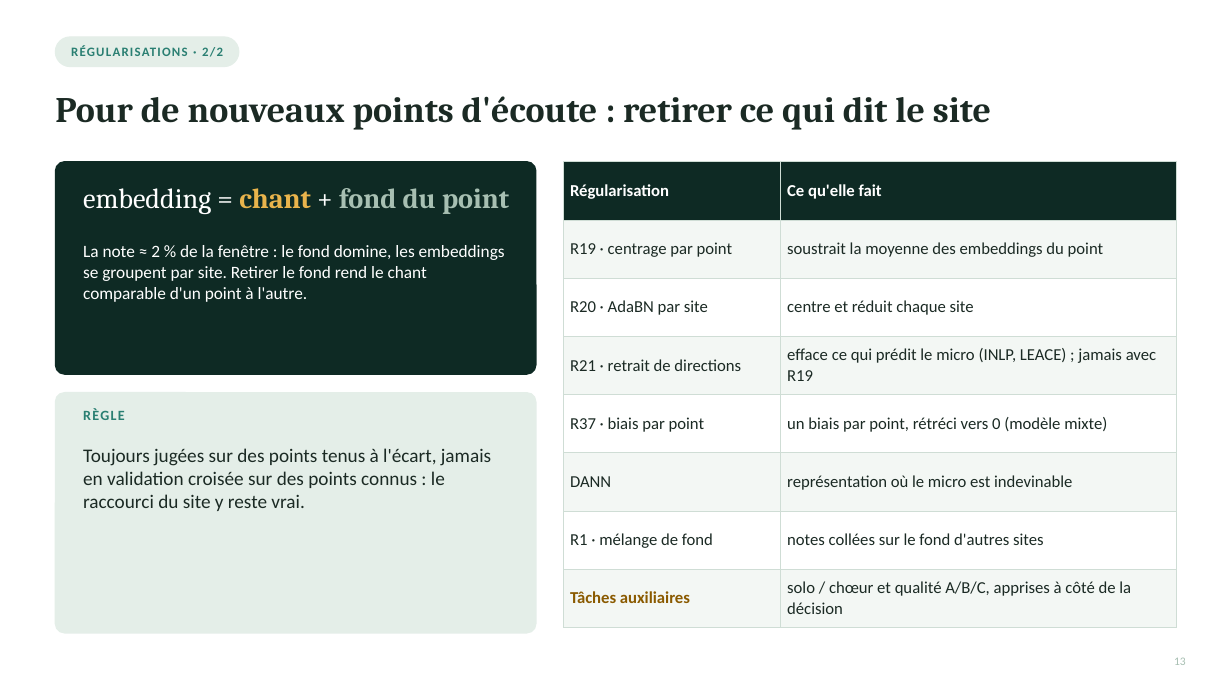
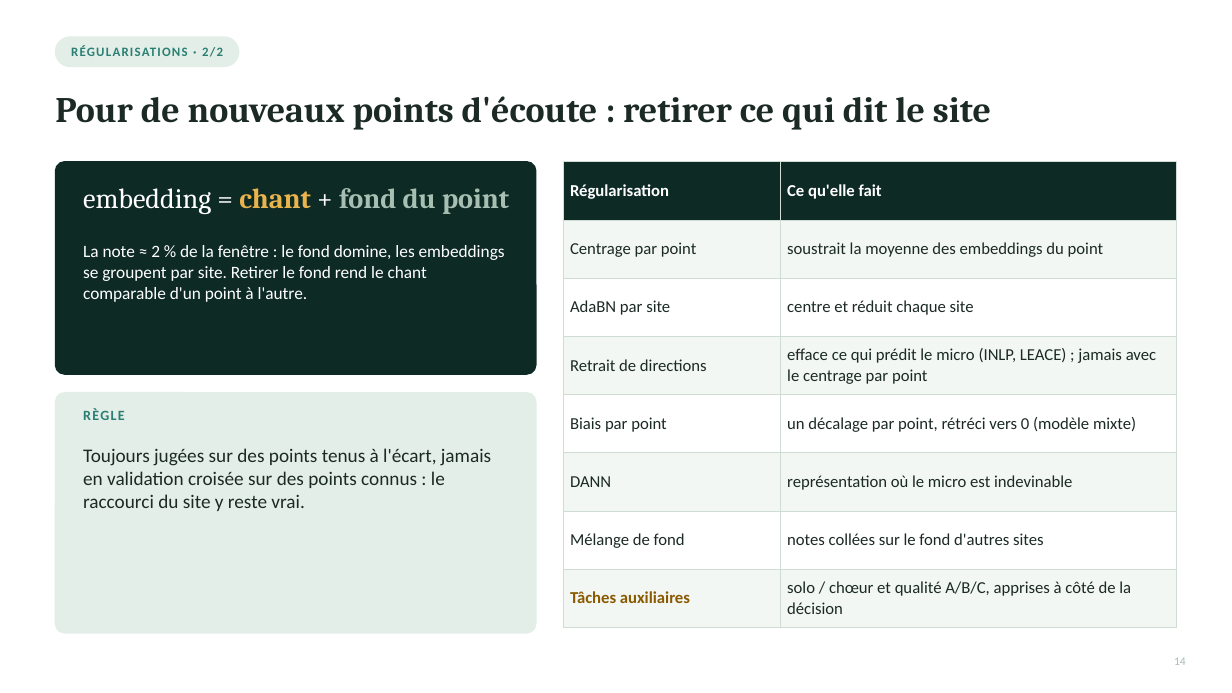
Before and after one commit to Rumble-Paw-Patrol/Grenouille, a slide deck: slide 14 of documentation/prez/presentation_suivi_2.pptx (slide 13 before the commit). Drawn at 1232x693 pixels with LibreOffice and Linux fonts; fonts in the diff are those of the drawing. Boxes give left, top, right and bottom in pixels: in the first picture for what was removed or moved away, otherwise in the second. Text is boxed around its words. In the diff, an @@ line names an element or a change of style, - is before the commit and + after.

```diff
--- a/documentation/prez/presentation_suivi_2.pptx
+++ b/documentation/prez/presentation_suivi_2.pptx
@@ table at bbox=[564, 162, 1177, 618] @@
-row 2, column 1: R19 · centrage par point
+row 2, column 1: Centrage par point
-row 3, column 1: R20 · AdaBN par site
+row 3, column 1: AdaBN par site
-row 4, column 1: R21 · retrait de directions
+row 4, column 1: Retrait de directions
-row 4, column 2: efface ce qui prédit le micro (INLP, LEACE) ; jamais avec R19
+row 4, column 2: efface ce qui prédit le micro (INLP, LEACE) ; jamais avec le centrage par point
-row 5, column 1: R37 · biais par point
+row 5, column 1: Biais par point
-row 5, column 2: un biais par point, rétréci vers 0 (modèle mixte)
+row 5, column 2: un décalage par point, rétréci vers 0 (modèle mixte)
-row 7, column 1: R1 · mélange de fond
+row 7, column 1: Mélange de fond
@@ text at bbox=[1174, 658, 1186, 665]: text changed @@
-13
+14
```
Also in this commit, not shown: 9 other slides changed, 5 slides added, 4 slides removed, 20 other files.
